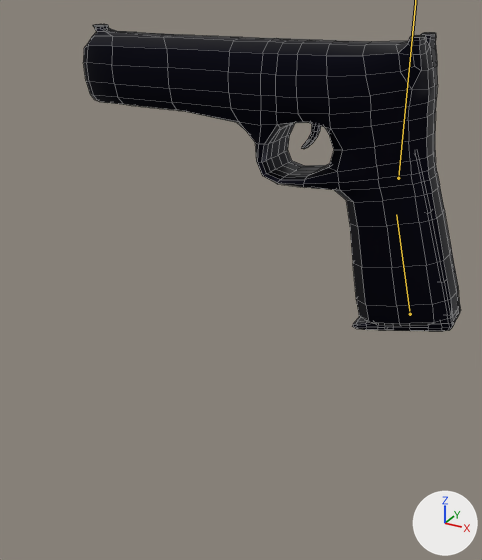
The Blender file res/models/weapons/pistol/pistol.blend, before and after one commit.
Rendered twice from a camera (50 mm lens) standing at (0.126, -0.461, 0.124) and looking at (-0.057, -0.129, -0.042). Lighting does not change. The marker at lower right points along +X, +Y and +Z. Both versions are drawn at frame 19 of the action 'Reload'; the numbers are the values there. The bones that bend it are drawn over the model as lines. Mesh edges are drawn as thin lines.

Objects in the first picture: 'Pistol'.
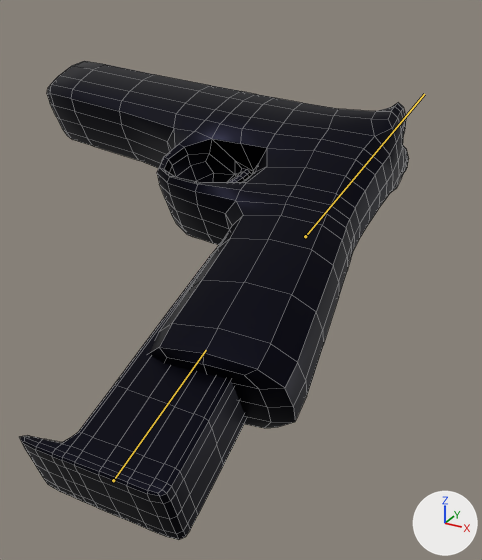
Patch to the scene script:
```diff
--- a/res/models/weapons/pistol/pistol.blend.py
+++ b/res/models/weapons/pistol/pistol.blend.py
@@ bone_handle @@
 bone_handle = bpy.data.objects['GunRig'].pose.bones['Handle']
-bone_handle.location = (0.0, 0.0, 0.0)
-bone_handle.rotation_euler = (0.0, 0.0175, 0.0)  # degrees (0, 1, 0)
+bone_handle.location = (-0.0074, 0.0013, 0.1472)
+bone_handle.rotation_euler = (-1.117, -0.157, -0.0698)  # degrees (-64, -9, -4)
@@ bone_mag @@
 bone_mag = bpy.data.objects['GunRig'].pose.bones['Mag']  # child of 'Handle'
-bone_mag.location = (0.0, 0.0, 0.0)
-bone_mag.rotation_euler = (0.0, 0.0, 0.0)  # degrees (0, 0, 0)
+bone_mag.location = (-0.0226, -0.0533, 0.0062)
+bone_mag.rotation_euler = (-0.122, -0.0175, -0.0524)  # degrees (-7, -1, -3)
```

Changed parts and their boxes [x1, y1, x2, y2] in the pictures (482 x 560 px):
'Pistol', posed (56% taller): before [83, 24, 461, 331]; after [20, 61, 409, 540]
bone 'Mag', root to tip: before (410, 314) to (396, 214); after (113, 480) to (206, 350)
